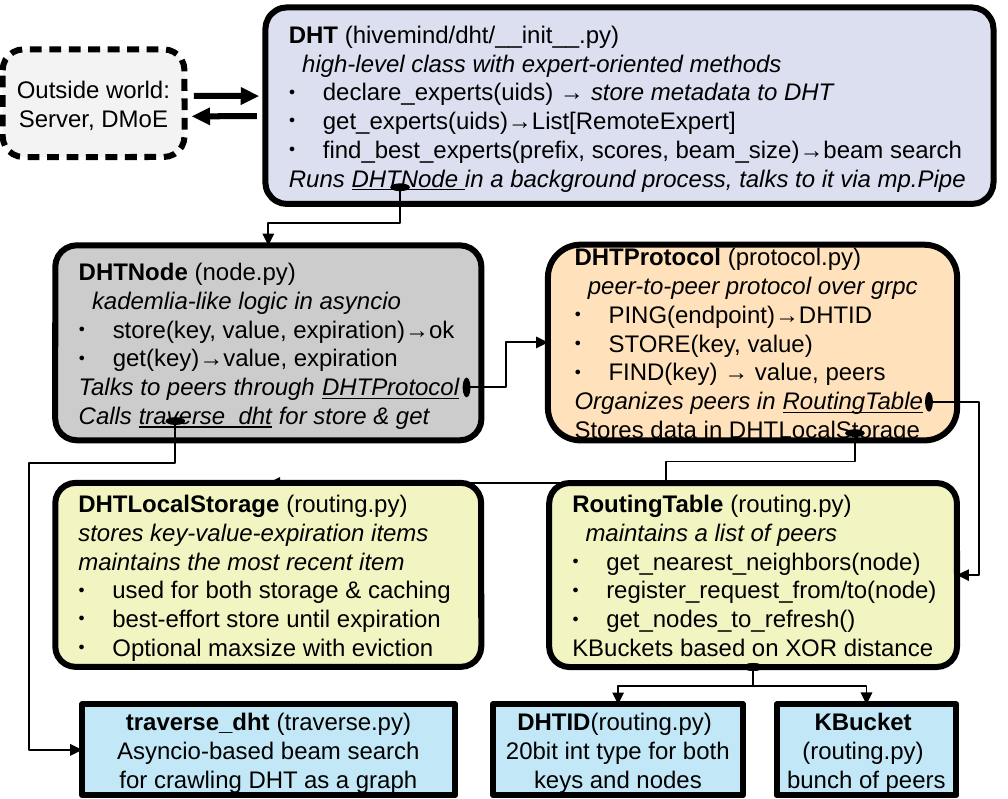
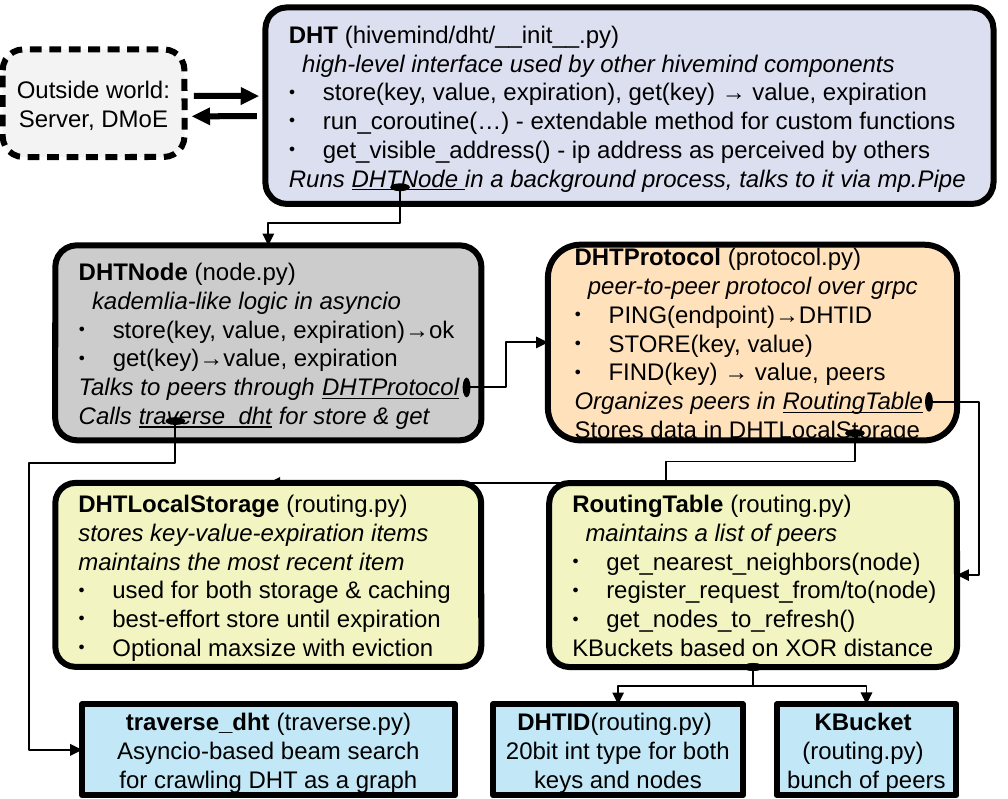
Before and after one commit to learning-at-home/hivemind, a slide deck: slide 1 of docs/_static/dht.odp. Drawn at 1008x799 pixels with LibreOffice and Linux fonts; fonts in the diff are those of the drawing. Boxes give left, top, right and bottom in pixels: in the first picture for what was removed or moved away, otherwise in the second. Text is boxed around its words. In the diff, an @@ line names an element or a change of style, - is before the commit and + after.

```diff
--- a/docs/_static/dht.odp
+++ b/docs/_static/dht.odp
@@ text in rounded rectangle at [302,54,955,163]: text changed @@
-high-level class with expert-oriented methods
-● declare_experts(uids) → store metadata to DHT
-● get_experts(uids)→List[RemoteExpert]
-● find_best_experts(prefix, scores, beam_size)→beam search
+high-level interface used by other hivemind components
+● store(key, value, expiration), get(key) → value, expiration
+● run_coroutine(…) - extendable method for custom functions
+● get_visible_address() - ip address as perceived by others
```
Also in this commit, not shown: 1 other file.
